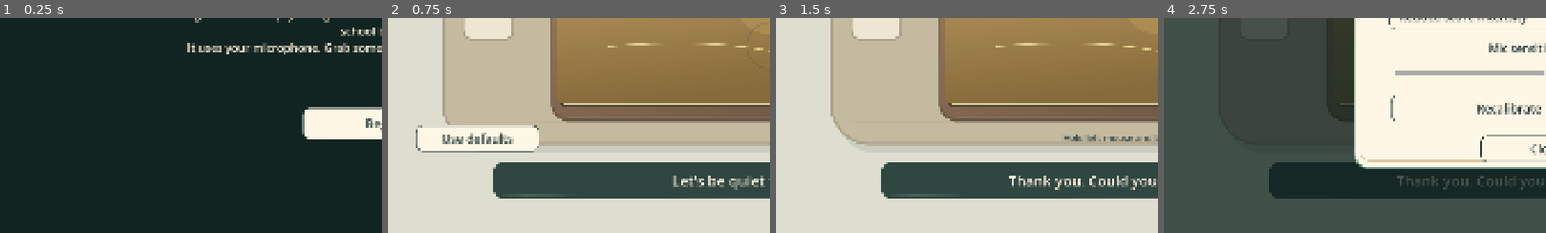
Above: before the commit, frames 1-4 (left to right).
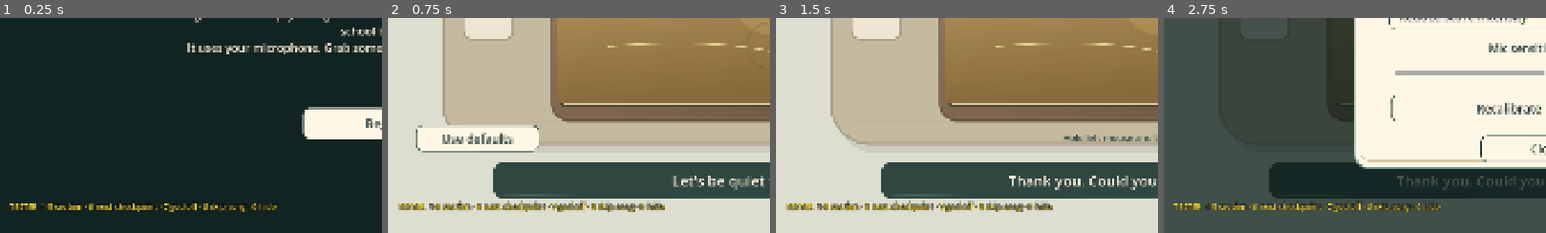
Above: after the commit, the same moments.

Repository: 10Emy25/VDGC_flow_game
Game: Godot game, scene res://scenes/main.tscn
Two runs of this game, one before a commit and one after it. Both use one fixed random seed, a clock stepped at 60 frames per second and the inputs below.
Inputs:
- Up to frame 1 (0.25 s): no input
- Up to frame 2 (0.75 s): click "Begin" at 0.5 s
- Up to frame 3 (1.5 s): click "Use defaults" at 1.25 s
- Up to frame 4 (2.75 s): click "SETTINGS" at 2 s
The pictures show only the part of the screen within x 0-50%, y 50-100%; the shares and areas given below are measured in that part.

The runs differ from the first frame. In frame 1, 1.3% of the frame differs, in the area x 2-73%, y 86-91%; in frame 2, 2.0%, in the area x 2-73%, y 84-91%; in frame 3, 2.0%; in frame 4, 1.7%.

Commit message:
Tester mode shortcuts (removable) and reliable gap jumps when shouting
Co-Authored-By: Claude Opus 5.5 <noreply@anthropic.com>
Claude-Session: https://claude.ai/code/session_019zXN4X3MvofC5qQLTpW9Vd

Diff:
--- a/data/balance.json
+++ b/data/balance.json
@@ -18,7 +18,7 @@
   "decel_half_life_s": 1.0,
   "throat_guard": {
     "after_s": 3.0,
-    "cap": 5.0,
+    "cap": 6.2,
     "reset_s": 0.5
   },
   "instinct_bonus": {
@@ -32,7 +32,8 @@
     "width_m": 2,
     "jump_s": 0.6,
     "climb_s": 0.6,
-    "jump_height_px": 160
+    "jump_height_px": 160,
+    "assist_speed": 4.5
   },
   "m1": {
     "base_speed": {
--- /dev/null
+++ b/scripts/dev/tester_mode.gd
@@ -0,0 +1,113 @@
+extends CanvasLayer
+# TESTER MODE — development shortcuts. Only runs in debug builds (editor / F5), never in an exported release.
+# To remove it completely: delete the folder scripts/dev/. Nothing else depends on it.
+#
+#   1-5  jump to the start of S1 … S5 (from anywhere, even the title screen)
+#   6    jump to the next checkpoint
+#   7    god mode on/off (nothing can catch you)
+#   8    skip the song: jump to 3 s before the face slam (S1 only)
+#   0    hide/show this overlay
+
+var main: Control
+var god := false
+var label: Label
+
+func _ready() -> void:
+	layer = 40
+	process_mode = Node.PROCESS_MODE_ALWAYS
+	label = Label.new()
+	label.position = Vector2(24, 1000)
+	label.add_theme_font_size_override("font_size", 20)
+	label.add_theme_color_override("font_color", Color(1, 0.9, 0.3))
+	label.add_theme_color_override("font_outline_color", Color.BLACK)
+	label.add_theme_constant_override("outline_size", 6)
+	label.mouse_filter = Control.MOUSE_FILTER_IGNORE
+	add_child(label)
+
+func _process(_delta: float) -> void:
+	var run := current_run()
+	var where := ""
+	if run != null:
+		where = "   |   %s  %.0f m  gap %.1f m  eye %s" % [run.state.section, run.model.x, run.state.director.gap, run.state.director.phase]
+		if god:
+			run.state.director.invulnerable_left = maxf(run.state.director.invulnerable_left, 0.5)
+	label.text = "TESTER  1-5 section · 6 next checkpoint · 7 god %s · 8 skip song · 0 hide%s" % ["ON" if god else "off", where]
+
+func _input(event: InputEvent) -> void:
+	if not (event is InputEventKey and event.pressed and not event.echo):
+		return
+	match event.physical_keycode:
+		KEY_1: go_section("S1")
+		KEY_2: go_section("S2")
+		KEY_3: go_section("S3")
+		KEY_4: go_section("S4")
+		KEY_5: go_section("S5")
+		KEY_6: next_checkpoint()
+		KEY_7: god = not god
+		KEY_8: skip_song()
+		KEY_0: label.visible = not label.visible
+		_: return
+	get_viewport().set_input_as_handled()
+
+func current_run() -> RunView:
+	if main != null and main.current_view is RunView and is_instance_valid(main.current_view):
+		return main.current_view
+	return null
+
+func ensure_run() -> RunView:
+	if get_tree().paused:
+		main.settings_panel.close()
+	if current_run() == null:
+		main.show_run()
+	return current_run()
+
+func go_section(id: String) -> void:
+	if id == "S1":
+		main.show_run()
+		return
+	var run := ensure_run()
+	for event in run.state.level.of_type("section"):
+		if event.id == id:
+			teleport(run, event.x)
+			return
+
+func next_checkpoint() -> void:
+	var run := ensure_run()
+	for cp in run.state.level.of_type("checkpoint"):
+		if cp.x > run.model.x + 1.0:
+			teleport(run, cp.x)
+			return
+
+func skip_song() -> void:
+	var run := ensure_run()
+	if run.state.section == "S1" and Sfx.loops.has("mus_song"):
+		Sfx.loops["mus_song"].seek(maxf(0.0, run.song.duration - 3.0))
+
+# Put Mina at x as if she had just arrived there: events at x fire on the next frame, the chase is live,
+# and that spot becomes the checkpoint.
+func teleport(run: RunView, x: float) -> void:
+	var s := run.state
+	var chase := x >= s.chase_start_x() - 0.01
+	if chase and not s.slammed:
+		s.slammed = true
+		s.bridge_ready = true
+		s.bridge_progress = 1.0
+		s.seen_scares["face_slam"] = true
+	s.run.reset_position(x)
+	s.section = s.level.section_at(x - 0.01) if chase else "S1"
+	s.cursor = 0
+	while s.cursor < s.level.events.size() and s.level.events[s.cursor].x < x - 0.01:
+		s.cursor += 1
+	s.director.finale = false
+	if s.section != "S1":
+		s.director.spawn()
+	s.director.respawn(s.balance.m1.respawn_gap)
+	s.status = "running"
+	s.slip_left = 0.0
+	s.wall_progress.clear()
+	s.save_checkpoint({"x": x, "type": "checkpoint", "id": "TEST", "section": s.level.section_at(x)})
+	run.parallax_x = x
+	run.last_view_x = x
+	run.slam_age = INF
+	run.handle_message({"type": "section", "id": s.level.section_at(x)})
+	print("[tester] teleported to %.0f m (%s)" % [x, s.level.section_at(x)])
--- a/scripts/logic/level_model.gd
+++ b/scripts/logic/level_model.gd
@@ -42,6 +42,7 @@
 var slip_left := 0.0
 var slip_x := 0.0
 var magnet := false
+var shouting_now := false
 
 func _init(config: Dictionary, data: Dictionary, song_data: Dictionary = {}) -> void:
 	balance = config
@@ -81,6 +82,7 @@
 			messages.append({"type": "ending"})
 		return
 	var old_x := run.x
+	shouting_now = shouting
 	run.step(delta, target, shouting)
 	var bridge: Dictionary = level.first("bridge")
 	bridge_waiting = not bridge_ready and run.x >= bridge.x
@@ -148,7 +150,7 @@
 				if section == "S2" and not director.active:
 					director.spawn()
 			"gate":
-				var action := run.enter_gate(event.x)
+				var action := run.enter_gate(event.x, shouting_now)
 				messages.append({"type": action})
 			"gaze":
 				director.request_gaze(event, clock)
--- a/scripts/logic/run_model.gd
+++ b/scripts/logic/run_model.gd
@@ -16,11 +16,14 @@
 var gate_left := 0.0
 var gate_x := 0.0
 var jump_progress := 0.0
+# Vocal-health guard; the view turns it off in keyboard mode (holding Space is not a throat).
+var guard_enabled := true
 
-func enter_gate(edge: float) -> String:
+func enter_gate(edge: float, shouting: bool = false) -> String:
 	gate_x = edge
 	x = edge
-	if speed >= balance.speed_gate.min_speed:
+	# Shouting at the edge always jumps once Mina is moving at a jog or faster.
+	if speed >= balance.speed_gate.min_speed or (shouting and speed >= balance.speed_gate.assist_speed):
 		gate_state = "jumping"
 		gate_left = balance.speed_gate.jump_s
 		jump_progress = 0.0
@@ -42,7 +45,7 @@
 	if shouting:
 		shouting_s += delta
 		quiet_s = 0.0
-		if shouting_s >= balance.throat_guard.after_s:
+		if guard_enabled and shouting_s >= balance.throat_guard.after_s:
 			guarded = true
 	else:
 		quiet_s += delta
--- a/scripts/view/main.gd
+++ b/scripts/view/main.gd
@@ -25,6 +25,11 @@
 	mic_warning = UIFactory.label(hud_layer, "mic_missing", Rect2(590, 870, 1270, 45), GameState.balance.ui.small_size)
 	mic_warning.process_mode = Node.PROCESS_MODE_ALWAYS
 	process_mode = Node.PROCESS_MODE_ALWAYS
+	# Tester mode (debug builds only). Delete scripts/dev/ to remove it; this line then does nothing.
+	if OS.is_debug_build() and ResourceLoader.exists("res://scripts/dev/tester_mode.gd"):
+		var tester: Node = load("res://scripts/dev/tester_mode.gd").new()
+		tester.set("main", self)
+		add_child(tester)
 	show_warning()
 
 func _process(_delta: float) -> void:
--- a/scripts/view/run_view.gd
+++ b/scripts/view/run_view.gd
@@ -253,6 +253,7 @@
 	var tier_index: int = ["QUIET", "HUM", "TALK", "SHOUT"].find(VoiceInput.tier)
 	if state.section == "S1":
 		tutorial.step(delta, tier_index)
+	model.guard_enabled = not GameState.settings.keyboard_mode
 	state.step(delta, VoiceInput.speed_target, VoiceInput.is_shouting, VoiceInput.is_audible, tier_index, BeatClock.elapsed)
 	for message in state.messages:
 		handle_message(message)
--- a/tests/run_model_test.gd
+++ b/tests/run_model_test.gd
@@ -23,7 +23,7 @@
 	for index in range(20):
 		run.step(0.01, 7, true)
 	check(run.guarded, "Throat guard on after 3 seconds")
-	near(run.previous_target, 5, "Guard caps target at 5")
+	near(run.previous_target, 6.2, "Guard caps target at 6.2")
 	run.step(0.49, 0, false)
 	check(run.guarded, "Guard remains during short breath")
 	run.step(0.02, 0, false)
@@ -67,6 +67,20 @@
 		var loop_stream: AudioStreamWAV = Sfx.get_stream(loop_key)
 		check(abs(loop_stream.loop_end - roundi(loop_stream.get_length() * loop_stream.mix_rate)) <= 1, "%s loops at its real end even when imported compressed" % loop_key)
 	run = RunModel.new(b)
+	for i in range(360): run.step(1.0 / 60.0, 7, true)
+	check(run.guarded and run.speed >= 6.0, "Six seconds of shouting: guard on but still fast enough to jump (%.2f)" % run.speed)
+	check(run.enter_gate(run.x) == "jumping", "Guarded voice still clears a gap")
+	run = RunModel.new(b)
+	run.guard_enabled = false
+	for i in range(360): run.step(1.0 / 60.0, 7, true)
+	check(not run.guarded and is_equal_approx(run.speed, 7), "Keyboard mode: holding Space never triggers the throat guard")
+	run = RunModel.new(b)
+	run.speed = 4.6
+	check(run.enter_gate(10, true) == "jumping", "Shouting at the edge from a jog jumps")
+	run = RunModel.new(b)
+	run.speed = 4.6
+	check(run.enter_gate(10, false) == "stumbling", "Arriving quietly at a jog stumbles")
+	run = RunModel.new(b)
 	run.speed = 6
 	check(run.enter_gate(470) == "jumping", "Exact gate threshold auto-jumps")
 	run.step(.3, 6, false)
--- /dev/null
+++ b/tests/tester_mode_test.gd
@@ -0,0 +1,56 @@
+extends MinaTestSuite
+# Checks the optional tester shortcuts. Passes trivially if scripts/dev/ has been deleted.
+
+var main: Control
+
+func _ready() -> void:
+	if not ResourceLoader.exists("res://scripts/dev/tester_mode.gd"):
+		check(true, "Tester mode removed; nothing to test")
+		finish()
+		return
+	preserve_user_files()
+	GameState.settings.keyboard_mode = true
+	main = load("res://scenes/main.tscn").instantiate()
+	add_child(main)
+	await get_tree().process_frame
+	press(KEY_3)
+	await frames(3)
+	var run: RunView = main.current_view
+	check(run is RunView and run.state.section == "S3" and run.state.director.active and run.state.slammed, "Key 3 from the title screen starts S3 with the chase live")
+	check(GameState.world_real > 0.99 and not Sfx.loops.has("mus_song"), "S3 jump uses the nightmare look and no song")
+	press(KEY_6)
+	await frames(2)
+	check(run.model.x > 420.5, "Key 6 jumps to the next checkpoint")
+	press(KEY_7)
+	run.state.director.gap = -1
+	await frames(3)
+	check(run.state.status == "running", "Key 7 god mode: the wall cannot catch")
+	press(KEY_7)
+	press(KEY_5)
+	await frames(3)
+	check(run.state.section == "S5" and run.state.director.finale, "Key 5 reaches the finale")
+	press(KEY_2)
+	await frames(3)
+	check(main.current_view.state.section == "S2" and main.current_view.state.director.active, "Key 2 starts the chase")
+	press(KEY_1)
+	await frames(2)
+	check(main.current_view.state.section == "S1" and not main.current_view.state.slammed, "Key 1 restarts the flower path")
+	main.queue_free()
+	await get_tree().process_frame
+	finish()
+
+func press(code: int) -> void:
+	var event := InputEventKey.new()
+	event.physical_keycode = code
+	event.keycode = code
+	event.pressed = true
+	Input.parse_input_event(event)
+	Input.flush_buffered_events()
+	var up := event.duplicate()
+	up.pressed = false
+	Input.parse_input_event(up)
+	Input.flush_buffered_events()
+
+func frames(n: int) -> void:
+	for i in range(n):
+		await get_tree().process_frame
--- /dev/null
+++ b/tests/tester_mode_test.tscn
@@ -0,0 +1,6 @@
+[gd_scene load_steps=2 format=3]
+
+[ext_resource type="Script" path="res://tests/tester_mode_test.gd" id="1"]
+
+[node name="tester_mode_test" type="Node"]
+script = ExtResource("1")
Not shown, added: scripts/dev/tester_mode.gd.uid
Not shown, added: tests/tester_mode_test.gd.uid
Not shown, changed: NOTES.md
Not shown, changed: tools/run_tests.py
